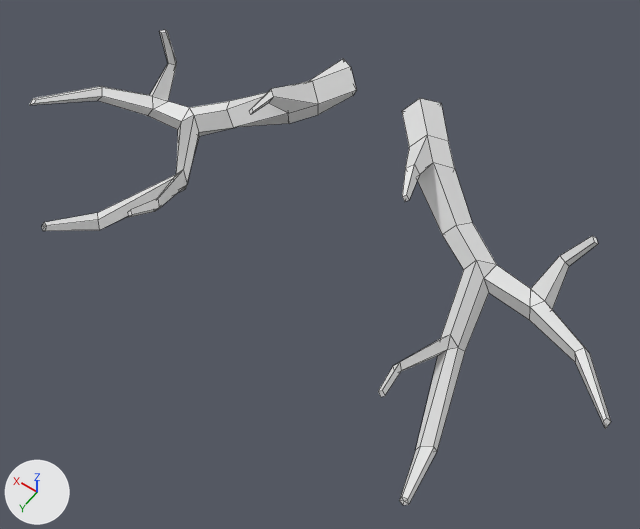
What one commit did to the FBX model Assets/Models/Races/Satyr/Horned_01.fbx.
Rendered twice from a 50 mm lens placed at (-50.7, 86.1, 92.3), pointed at (-5.0, 22.2, -8.1). The lights are fixed; the arrows at lower left show +X, +Y and +Z. Mesh edges are drawn as thin lines. Materials are left out; every surface is plain grey.

The older version as bpy lines, for what is in view:
```python
me_меш_033 = bpy.data.meshes.new('Меш.033')
me_меш_033.from_pydata(...)  # 175 vertices, 186 faces; spans x -49.5..44.3, y -2.9..42.5, z -18.9..10.2
me_меш_033.materials.append(mat_lambert15)
ob_horned_01 = bpy.data.objects.new('Horned_01', me_меш_033)
ob_horned_01.location = (0.0, 0.0, 0.0)
```
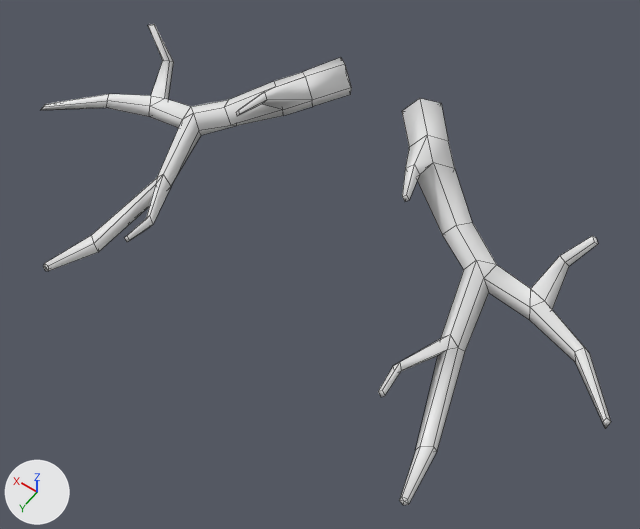
The change, as a list of edits to the scene's bpy script:
```text
Change me_меш_033:
    used by ob_horned_01; location = (0.0, 0.0, 0.0)
    remove me_меш_033.from_pydata(...)  # 175 vertices, 186 faces; spans x -49.5..44.3, y -2.9..42.5, z -18.9..10.2
    add me_меш_033.from_pydata(...)  # 176 vertices, 186 faces; spans x -49.5..49.5, y -2.6..42.5, z -18.9..7.9
    me_меш_033 part 1: the loose piece of 87 vertices spanning x -49.5..-4.4, y -2.6..42.5, z -18.9..7.9 is copied, and the copy is mirrored in x about the mesh origin; it spans x 4.4..49.5, y -2.6..42.5, z -18.9..7.9
    me_меш_033 part 2: the loose piece of 87 vertices spanning x 3.9..44.3, y -2.9..39.1, z -16.4..10.2 is deleted
    me_меш_033 part 3: the surface is now shaded smooth
```

Pixel boxes (x1, y1, x2, y2) of what changed, in the pictures (640 x 529 px):
'Horned_01', reshaped: before (29, 30, 611, 505); after (41, 24, 611, 505)
part 1 of me_меш_033, added: after (41, 24, 351, 271)
part 2 of me_меш_033, deleted: before (29, 30, 357, 231)
